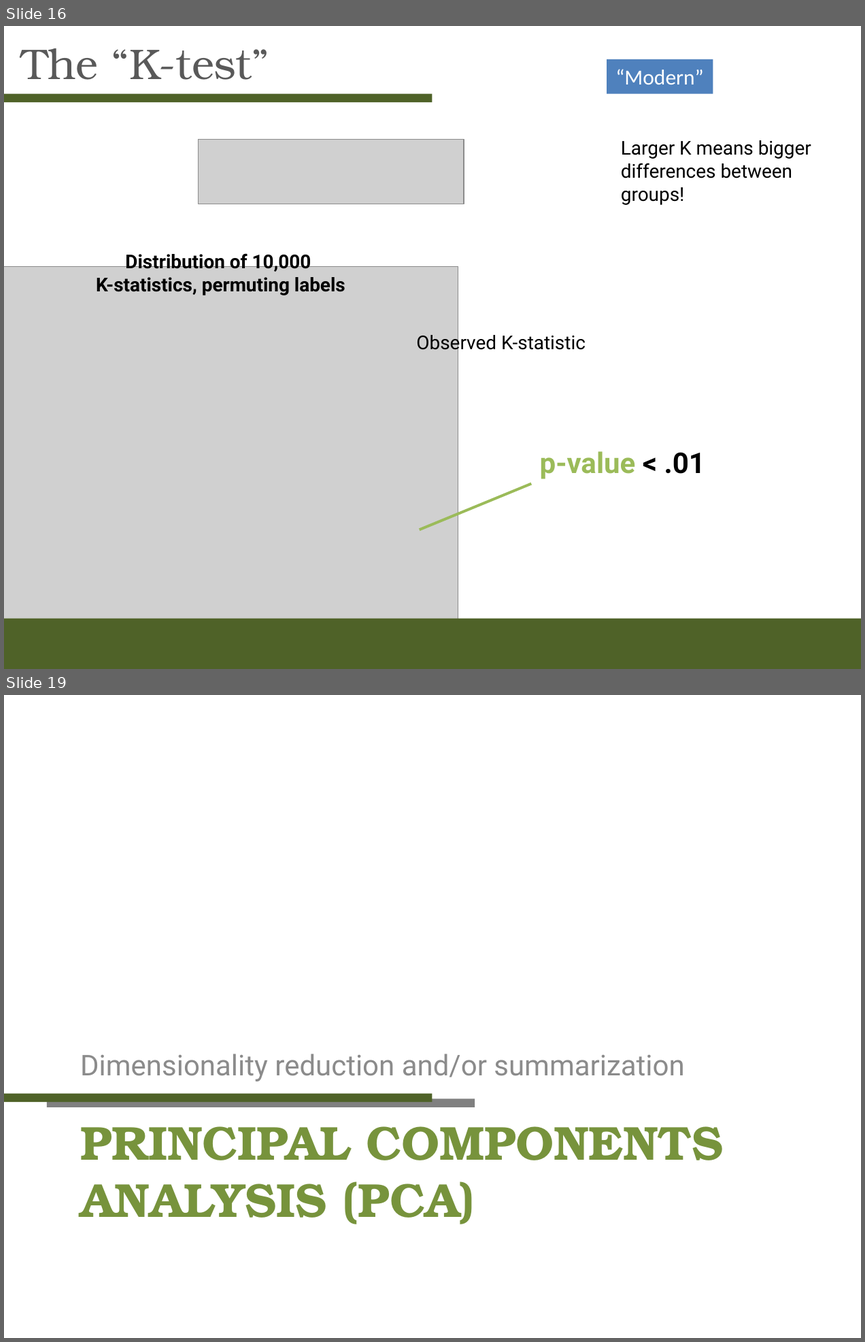
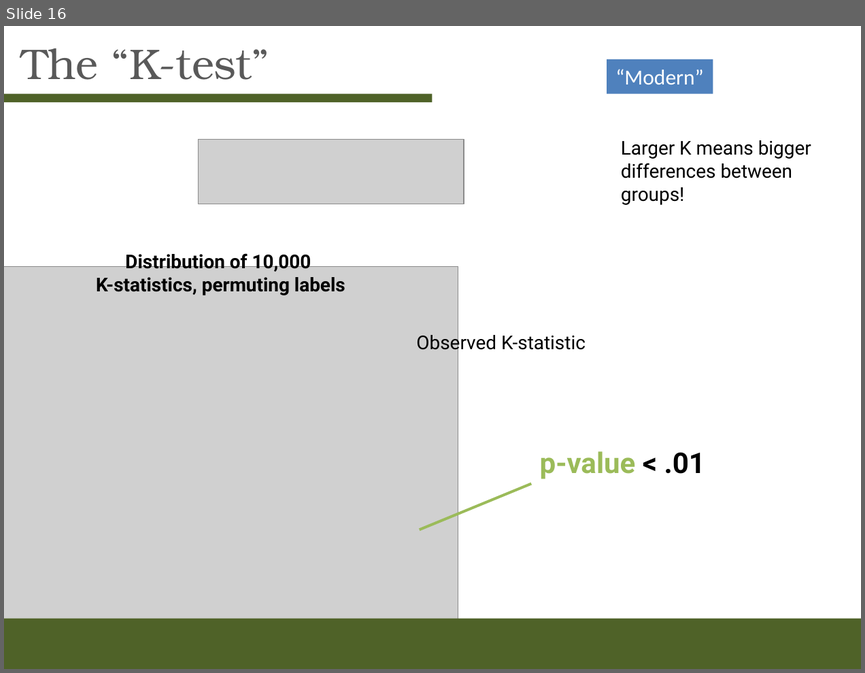
Before and after one commit to kstreet13/mcb293s, a slide deck: Week-4/Week4slides.pptx. Shown one above the other, each under a label of ours: slides 16 and 19 before the commit, slide 16 after it; the slides between them are not shown. The pictures are 865x1342 and 865x673 pixels, drawn with LibreOffice and Linux fonts; fonts in the diff are those of the drawing; grey boxes stand for pictures. Boxes give left, top, right and bottom in pixels: in the first picture for what was removed or moved away, otherwise in the second. Text is boxed around its words. In the diff, an @@ line names an element or a change of style, - is before the commit and + after.

```diff
--- a/Week-4/Week4slides.pptx
+++ b/Week-4/Week4slides.pptx
@@ slide 19 removed at (x1=4, y1=695, x2=861, y2=1338), background #FFFFFF @@
@@ text removed at (x1=80, y1=1053, x2=684, y2=1081) @@
-Dimensionality reduction and/or summarization
@@ rectangle removed at (x1=4, y1=1093, x2=432, y2=1102) @@
@@ rectangle removed at (x1=47, y1=1098, x2=475, y2=1107) @@
@@ title removed at (x1=80, y1=1126, x2=723, y2=1224) @@
-PRINCIPAL COMPONENTS ANALYSIS (PCA)
```
Also in this commit, not shown: 1 slide changed, 10 other slides removed, 1 other file.
